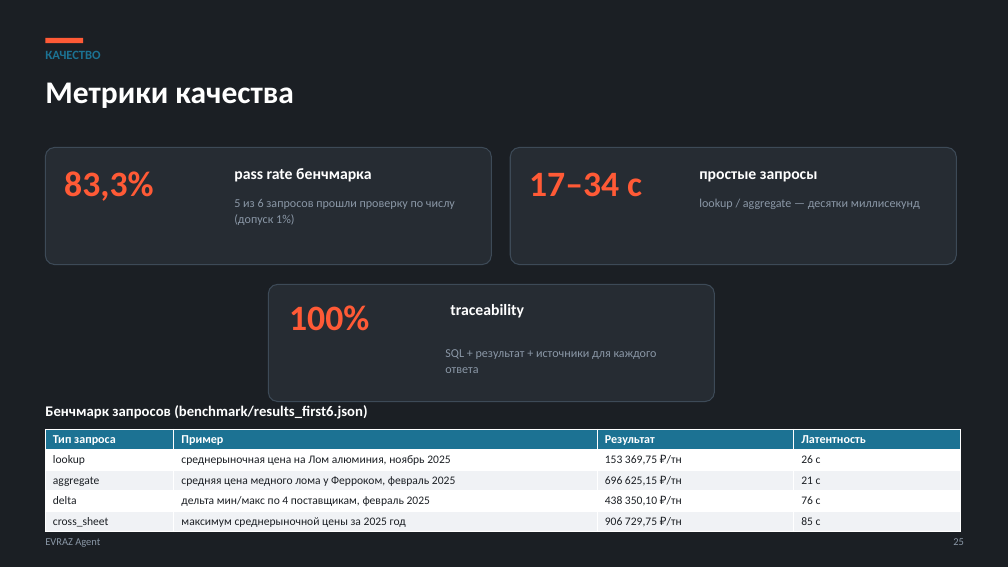
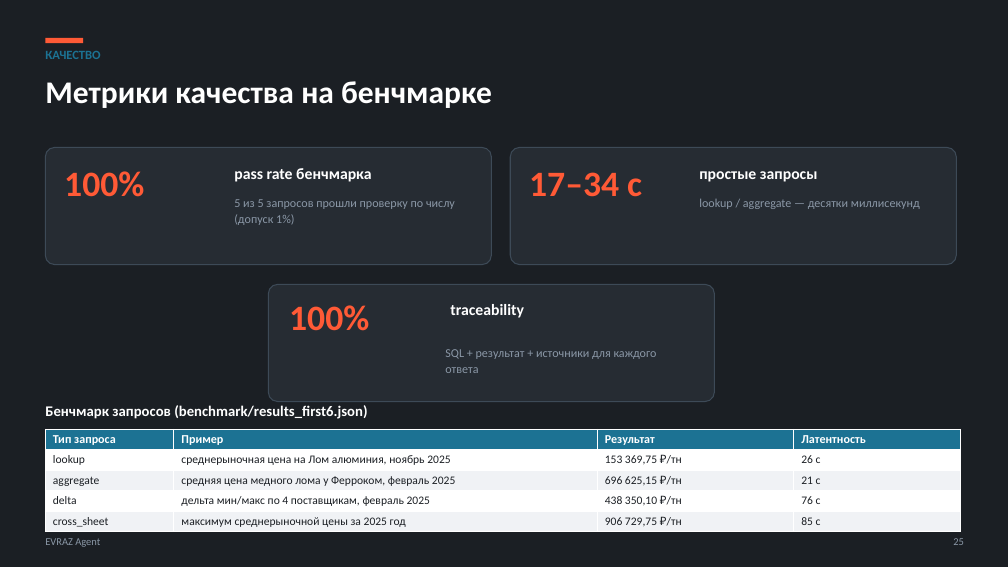
Before and after one commit to kostIT13/EVRAZ_ExcelAgent, a slide deck: slide 25 of data/EVRAZ_Agent_improved.pptx. Drawn at 1008x567 pixels with LibreOffice and Linux fonts; fonts in the diff are those of the drawing. Boxes give left, top, right and bottom in pixels: in the first picture for what was removed or moved away, otherwise in the second. Text is boxed around its words. In the diff, an @@ line names an element or a change of style, - is before the commit and + after.

```diff
--- a/data/EVRAZ_Agent_improved.pptx
+++ b/data/EVRAZ_Agent_improved.pptx
@@ text at [45, 81, 492, 108]: text changed @@
-Метрики качества
+Метрики качества на бенчмарке
@@ text at [64, 171, 144, 197]: text changed @@
-83,3%
+100%
@@ text at [234, 199, 455, 225]: text changed @@
-5 из 6 запросов прошли проверку по числу (допуск 1%)
+5 из 5 запросов прошли проверку по числу (допуск 1%)
```
Also in this commit, not shown: 7 other slides changed, 1 other file.
